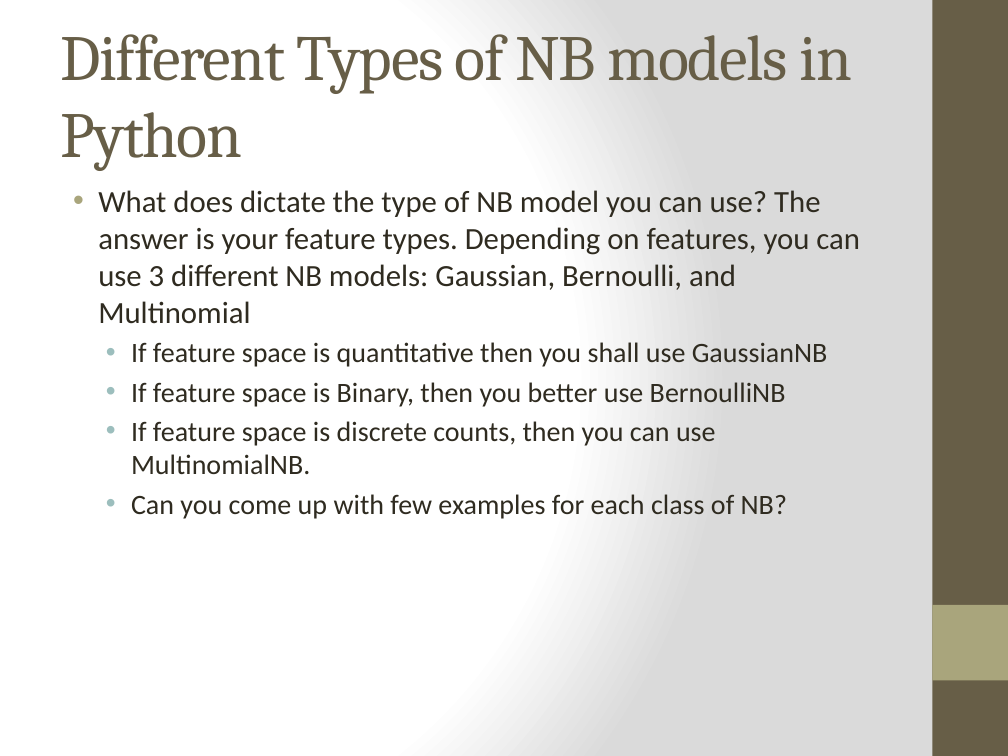
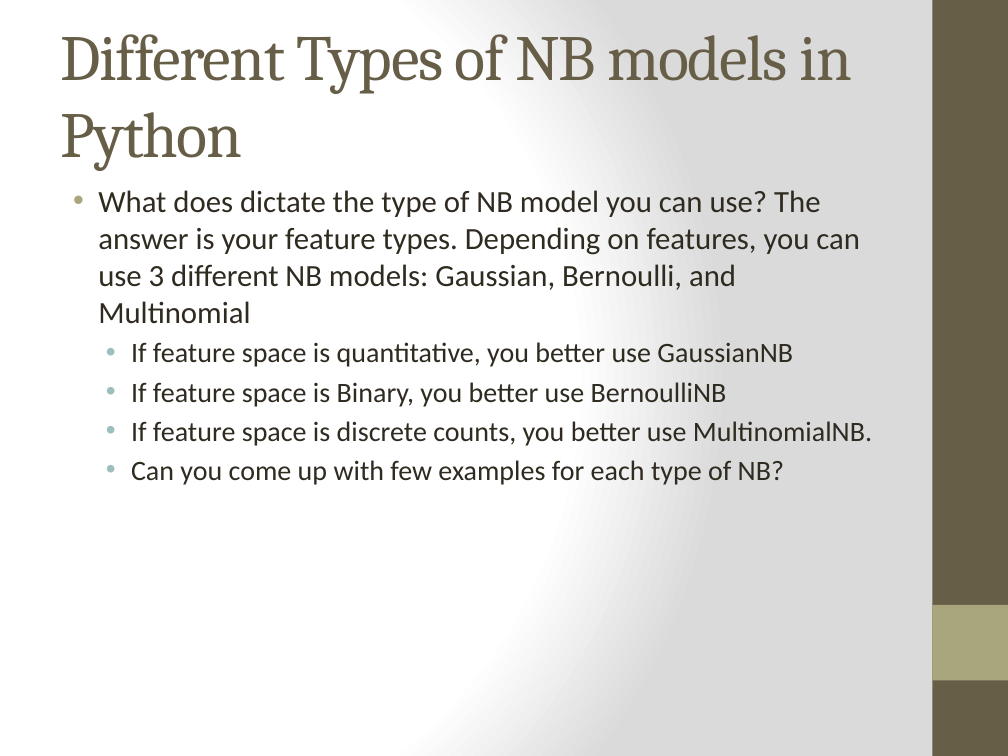
Before and after one commit to prymnumber/DS-SF-24, a slide deck: slide 11 of Lecture Notes-Slides/Lecture 17.pptx. Drawn at 1008x756 pixels with LibreOffice and Linux fonts; fonts in the diff are those of the drawing. Boxes give left, top, right and bottom in pixels: in the first picture for what was removed or moved away, otherwise in the second. Text is boxed around its words. In the diff, an @@ line names an element or a change of style, - is before the commit and + after.

```diff
--- a/Lecture Notes-Slides/Lecture 17.pptx
+++ b/Lecture Notes-Slides/Lecture 17.pptx
@@ text at (131,342,872,485): text changed @@
-  • If feature space is quantitative then you shall use GaussianNB
-  • If feature space is Binary, then you better use BernoulliNB
-  • If feature space is discrete counts, then you can use MultinomialNB.
-  • Can you come up with few examples for each class of NB?
+  • If feature space is quantitative, you better use GaussianNB
+  • If feature space is Binary, you better use BernoulliNB
+  • If feature space is discrete counts, you better use MultinomialNB.
+  • Can you come up with few examples for each type of NB?
```
Also in this commit, not shown: 5 other slides changed, 9 other files.
